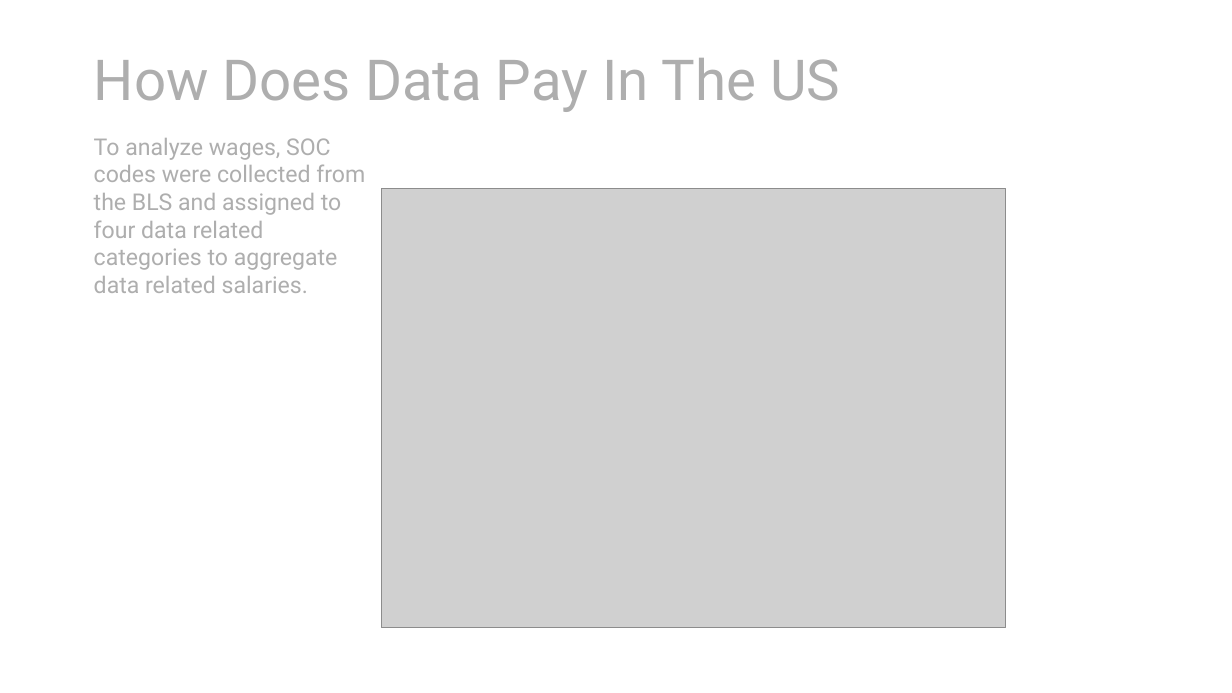
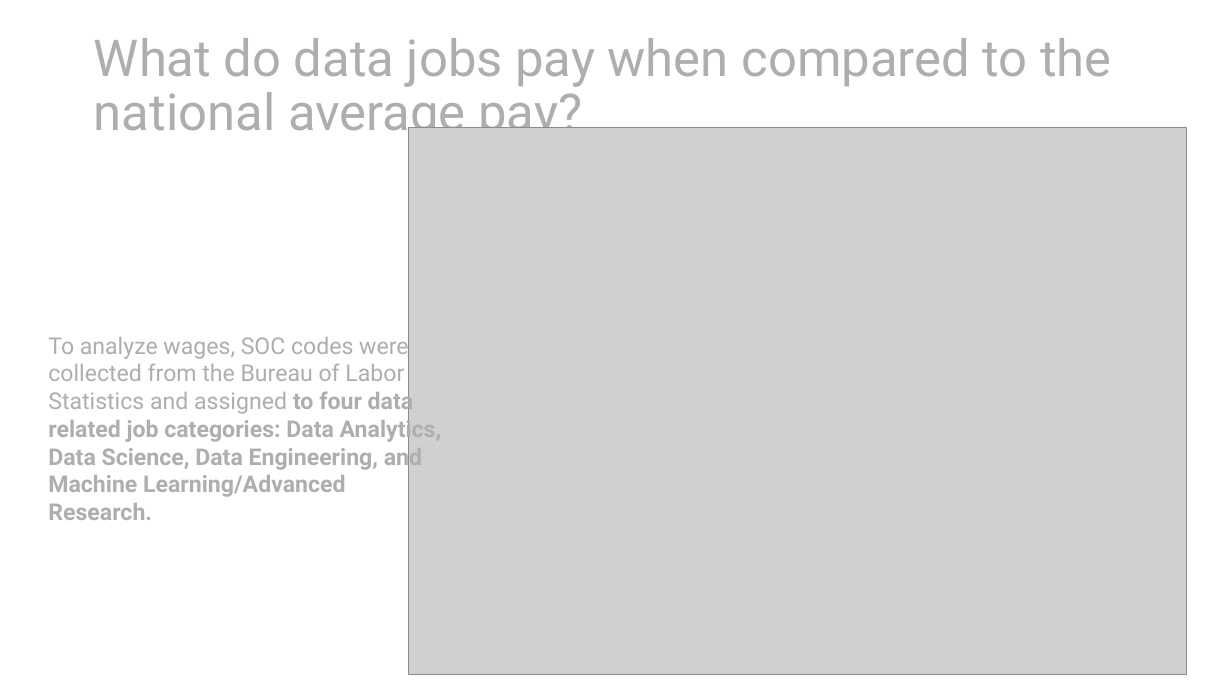
Before and after one commit to mraynolds/data608, a slide deck: slide 2 of story4/story4.pptx. Drawn at 1232x693 pixels with LibreOffice and Linux fonts; fonts in the diff are those of the drawing; grey boxes stand for pictures. Boxes give left, top, right and bottom in pixels: in the first picture for what was removed or moved away, otherwise in the second. Text is boxed around its words. In the diff, an @@ line names an element or a change of style, - is before the commit and + after.

```diff
--- a/story4/story4.pptx
+++ b/story4/story4.pptx
@@ title at (x1=94, y1=38, x2=1112, y2=143): text changed; size 44 to 39.6 pt @@
-How Does Data Pay In The US
+What do data jobs pay when compared to the national average pay?
@@ picture resized from (x1=382, y1=188, x2=1006, y2=628) to (x1=409, y1=128, x2=1187, y2=676) @@
@@ text at (x1=48, y1=337, x2=442, y2=520): text changed; bold on @@
-To analyze wages, SOC codes were collected from the BLS and assigned to four data related categories to aggregate data related salaries.
+To analyze wages, SOC codes were collected from the Bureau of Labor Statistics and assigned to four data related job categories: Data Analytics, Data Science, Data Engineering, and Machine Learning/Advanced Research.
```
Also in this commit, not shown: 4 other slides changed, 3 other files.
